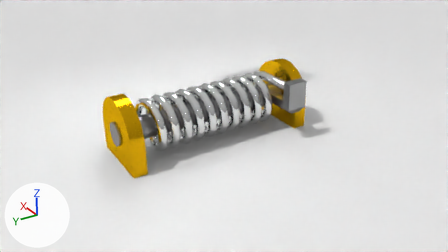
What one commit did to the Blender file TorsionSpring.blend.
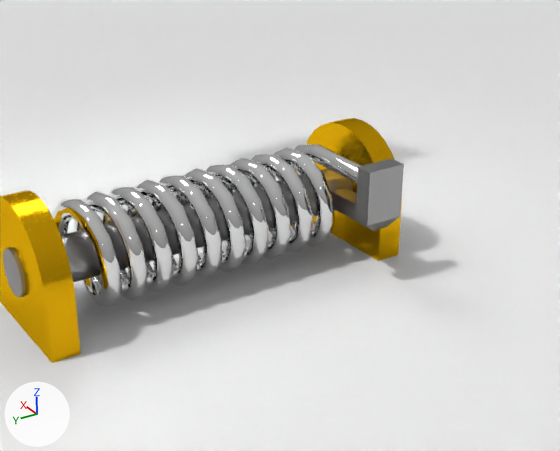
Each version is shown from the file's camera 'Camera', then close up on the part from 24% to 86% of the width and 0% to 88% of the height. Every picture has the same lights, and +X, +Y and +Z are marked at lower left.

Names of what the first close-up shows: 'Bearing.000', 'Bearing.001', 'Cube', 'Paddle', 'Spring', 'Spring.001', 'axle'.
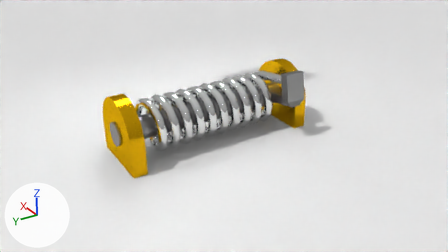
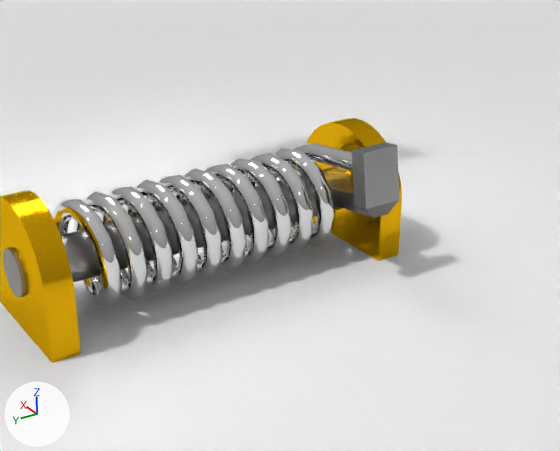
Pixel boxes [x1, y1, x2, y2] of what changed, in the close-ups (560 x 451 px):
'Spring', modifiers changed
    before: [52, 144, 335, 307]
    after: [52, 143, 335, 307]
'Paddle', moved, turned
    before: [331, 158, 404, 231]
    after: [330, 142, 399, 218]
'Spring.001', turned
    before: [309, 145, 362, 183]
    after: [306, 143, 353, 171]

Edits to the bpy script that builds the scene:
```text
Change ob_paddle:
    ob_paddle.rotation_euler: (0.000204, 0.0, 0.0) -> (0.000204, 0.155, 0.0)  # degrees (0, 0, 0) -> degrees (0, 8.9, 0)
Change ob_spring_001:
    ob_spring_001.rotation_euler: (1.571, 0.0, 0.0) -> (1.571, 0.155, 0.0)  # degrees (90, 0, 0) -> degrees (90, 8.9, 0)
Change ob_spring:
    where _m = ob_spring.modifiers.new('Screw', 'SCREW')
    _m.angle: 64.4 -> 64.25
```
